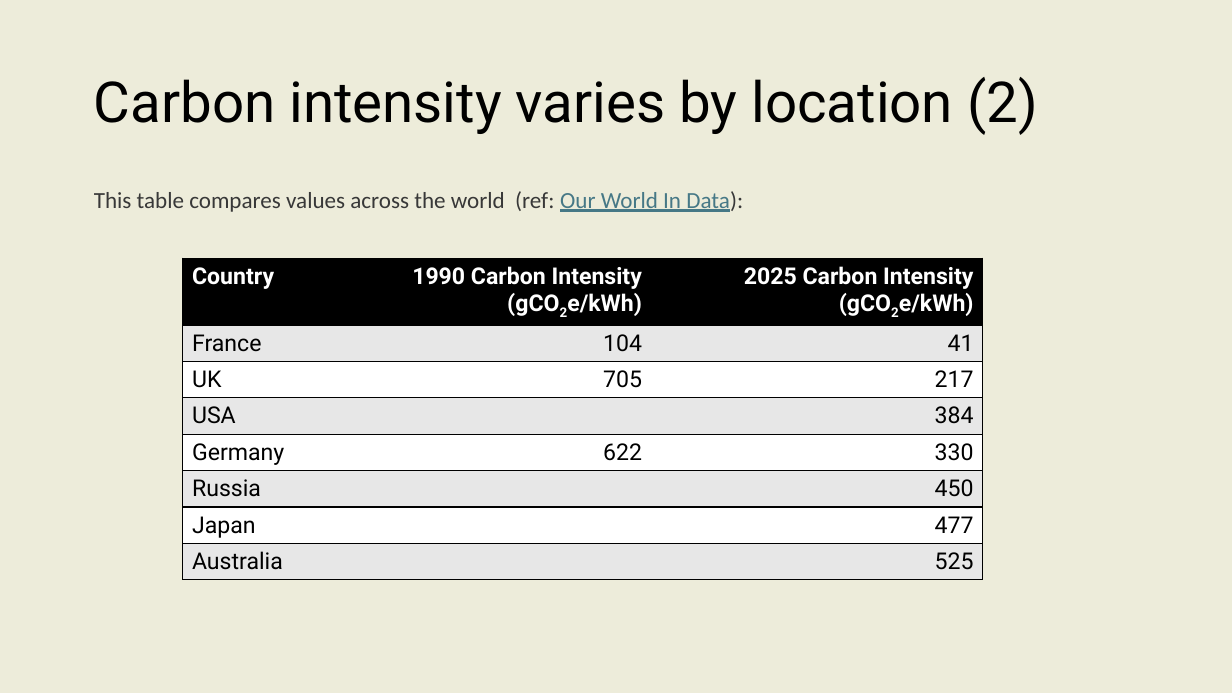
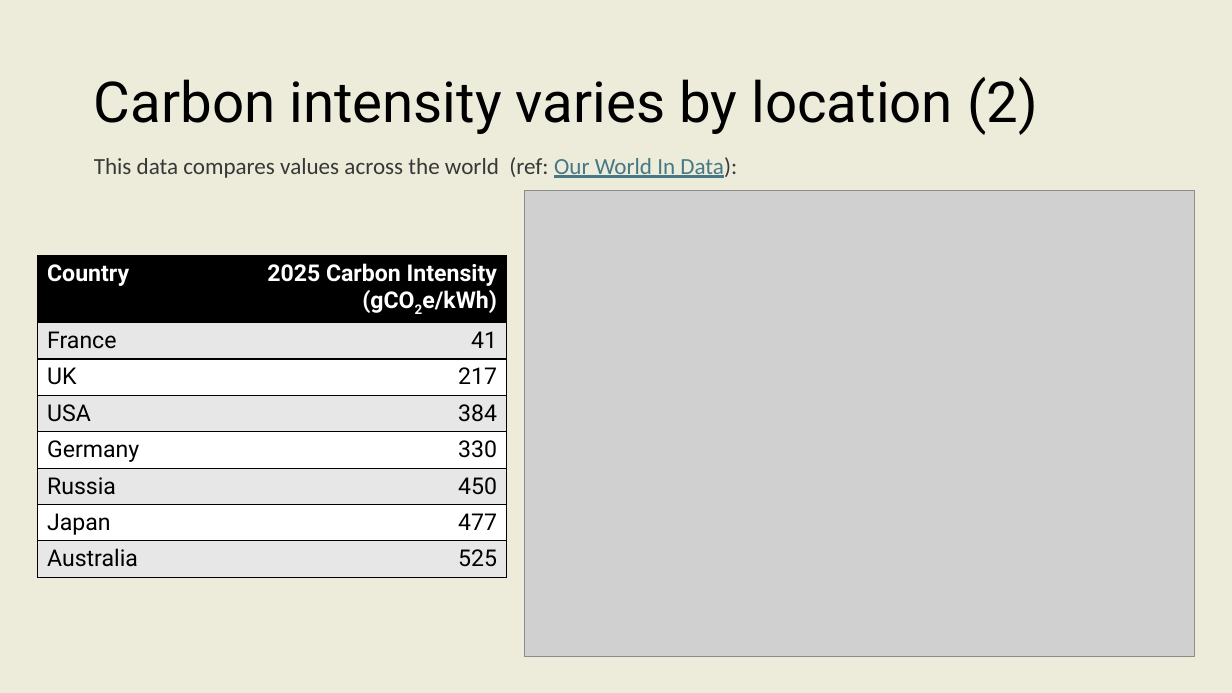
Before and after one commit to EPCCed/2026-10-02_green-hpc_cambridge, a slide deck: slide 8 of instructors/L4-carbon-awareness.pptx. Drawn at 1232x693 pixels with LibreOffice and Linux fonts; fonts in the diff are those of the drawing; grey boxes stand for pictures. Boxes give left, top, right and bottom in pixels: in the first picture for what was removed or moved away, otherwise in the second. Text is boxed around its words. In the diff, an @@ line names an element or a change of style, - is before the commit and + after.

Commit message:
Adds data plot

```diff
--- a/instructors/L4-carbon-awareness.pptx
+++ b/instructors/L4-carbon-awareness.pptx
@@ text at [94, 157, 737, 178]: text changed @@
-This table compares values across the world (ref: Our World In Data):
+This data compares values across the world (ref: Our World In Data):
@@ picture added at [525, 190, 1194, 656] @@
@@ table at [38, 256, 506, 579] @@
-column 2: 1990 Carbon Intensity (gCO2e/kWh) | 104 | 705 |  | 622 |  |  | 
@@ table: place and size @@
-table at [183, 259, 983, 582]
+table at [38, 256, 506, 579]
```
